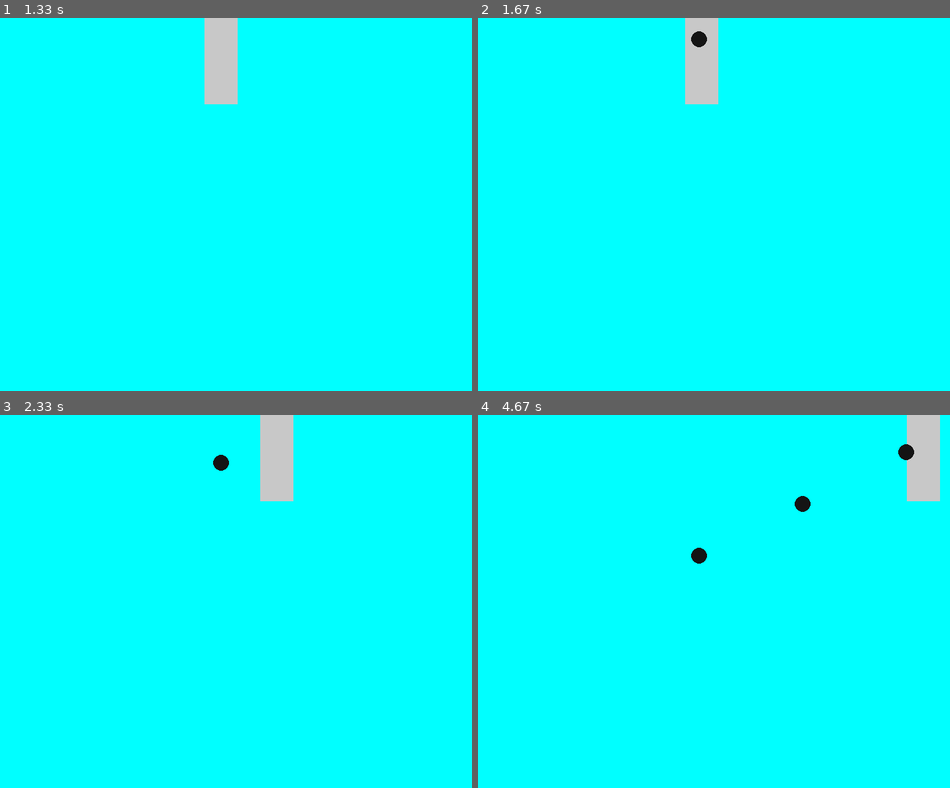
Above: before the commit, frames 1-4 (two rows, left to right).
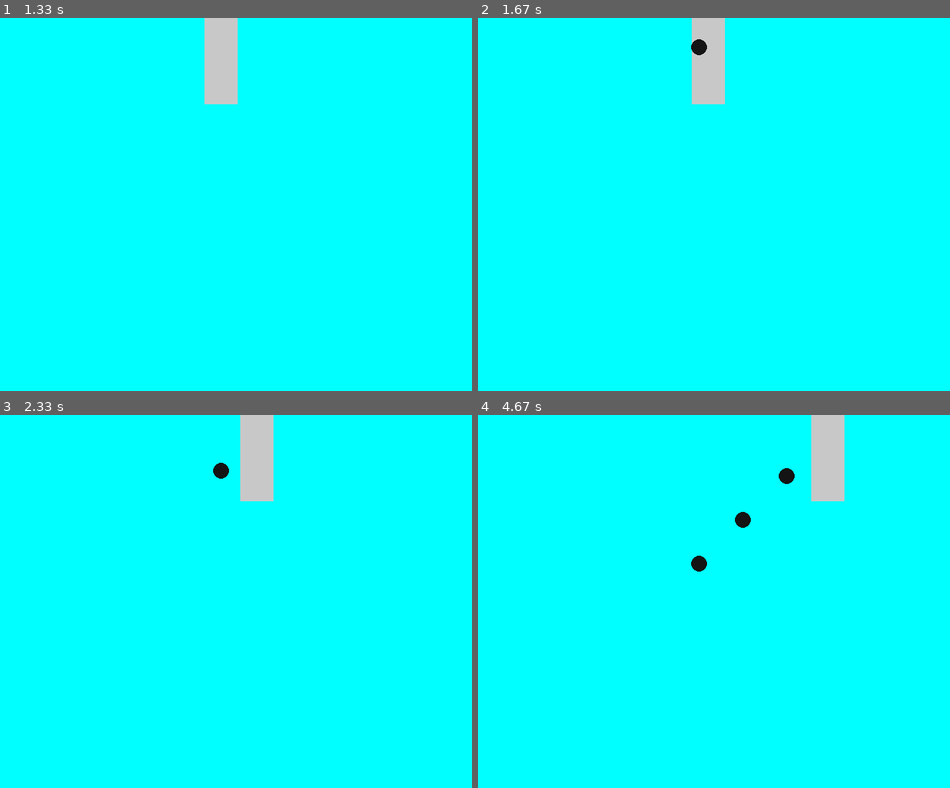
Above: after the commit, the same moments.

Repository: craigmaloney/pygame_2014_mug_code
Game: pygame game, started from main.py
Two runs of this game, one before a commit and one after it. Both use one fixed random seed, a clock stepped at 60 frames per second and the inputs below. The source is Python 2; it was converted automatically to run under Python 3.
Inputs:
- Up to frame 1 (1.33 s): tap Space at 0.33 s
- Up to frame 2 (1.67 s): no input
- Up to frame 3 (2.33 s): no input
- Up to frame 4 (4.67 s): no input

Frame 1 is identical in both runs. In frame 2, 0.8% of the frame differs, in the area x 43-53%, y 0-24%; in frame 3, 2.1%; in frame 4, 3.8%, in the area x 45-98%, y 0-42%.

Commit message:
Some more tweaking

Diff:
--- a/main.py
+++ b/main.py
@@ -11,7 +11,7 @@
 from pygame.locals import KEYDOWN
 
 SCREENRECT = pygame.Rect(0, 0, 800, 600)
-FPS = 30
+FPS = 60
 AQUA = (0, 255, 255)
 LIGHT_GRAY = (200, 200, 200)
 DARK_GRAY = (20, 20, 20)
@@ -24,7 +24,7 @@
         self.x = 0
         self.y = SCREENRECT.size[1]
         pygame.sprite.Sprite.__init__(self, self.containers)
-        self.image = pygame.Surface((SCREENRECT.size[0], 1), SRCALPHA)
+        self.image = pygame.Surface((SCREENRECT.size[0], 100), SRCALPHA)
         self.image.fill(LIGHT_GRAY)
         self.rect = self.image.get_rect()
         self.rect.topleft = (self.x, self.y)
@@ -54,6 +54,8 @@
     def update(self):
         self.y += self.speed
         self.rect.center = (self.x, self.y)
+        if self.y >= SCREENRECT.size[1]:
+            self.explode()
 
     def explode(self):
         # Have a magnificent explosion here
@@ -82,18 +84,18 @@
     def reset_level(self):
         self.num_bombs = self.set_num_bombs()
         self.alive_bombs = self.num_bombs
-        self.speed = 2 * (self.madness / 2)
+        self.speed = (self.madness / 2)
         self.bomb_rate_miliseconds = self.set_bomb_rate_miliseconds()
-        self.dx = self.speed * 2
+        self.dx = self.speed
         self.dropping_bombs = False
         self.change_direction()
         self.set_bomber_timer(int(self.bomb_rate_miliseconds))
         print "Starting game"
 
     def set_bomb_rate_miliseconds(self):
-        brms = 1500 - (self.madness * 100)
+        brms = 1500 - (self.madness * 200)
         if brms <= 0:
-            brms = 50
+            brms = 100
         return brms
 
     def set_num_bombs(self):
@@ -134,11 +136,14 @@
                 CHANGE_DIRECTION,
                 int(self.bomb_rate_miliseconds / 2))
 
-    def bomb_explode(self):
+    def bomb_destroy(self):
         self.alive_bombs -= 1
         if self.alive_bombs <= 0:
             self.madness += 1
             self.reset_level()
+
+    def bomb_explode(self):
+        self.dropping_bombs = False
 
 
 def main():
